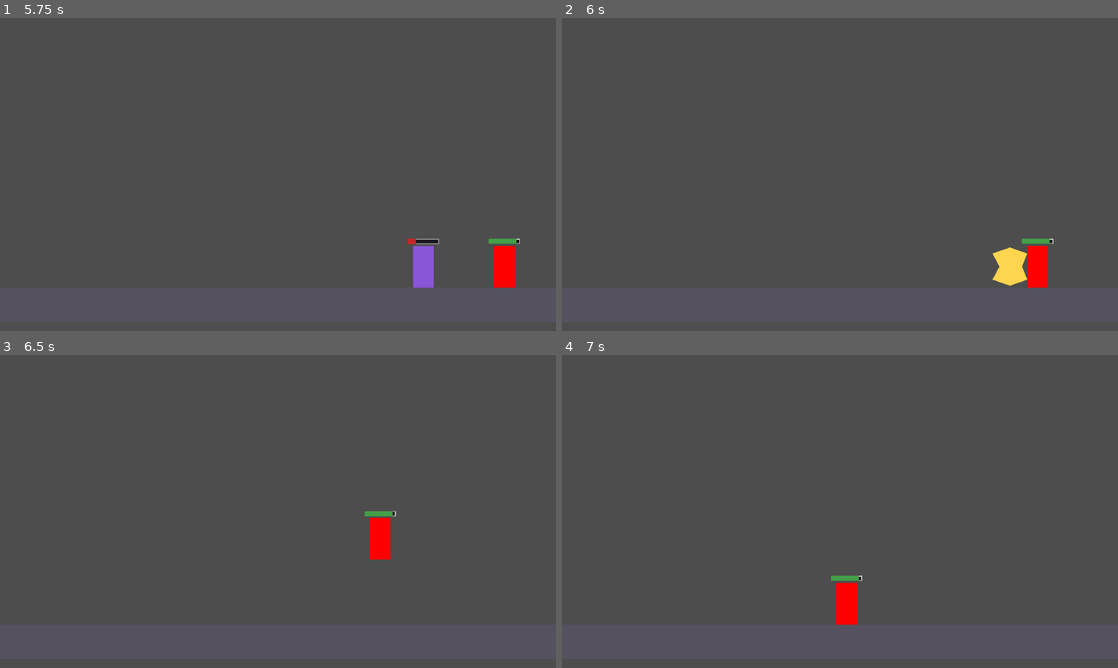
Above: before the commit, frames 1-4 (two rows, left to right).
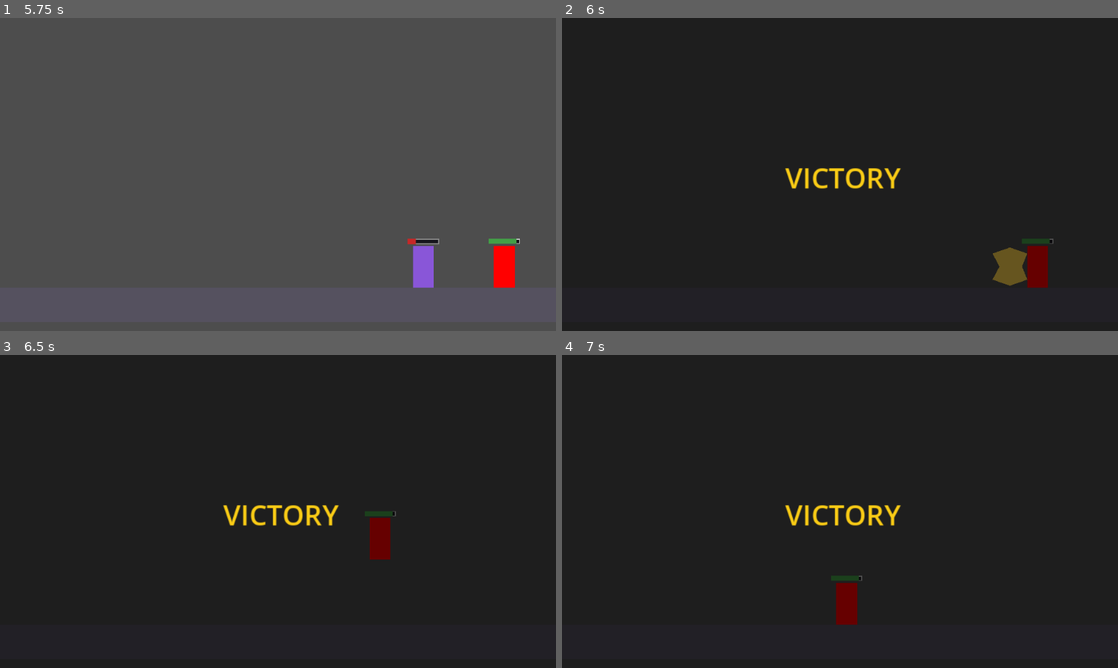
Above: after the commit, the same moments.

Repository: aadib14/shadow-reign
Game: Godot game, scene res://ShadowReign/scenes/levels/arena_01.tscn
The game is run twice, just before and just after one commit, with the same random seed, the same clock (stepped at 60 frames per second) and the same inputs.
Inputs:
- Up to frame 1 (5.75 s): hold D (move_right) 0.53-2.03 s; tap J (attack) every 0.75 s from 0.6 to 5.1 s; tap Space (jump) at 0.77, 1.52, 3.02, 3.77, 4.52 s; hold A (move_left) 2.03-2.78 s; hold D (move_right) 2.78-4.28 s; hold A (move_left) 4.28-5.03 s; hold D (move_right) from 5.03 s (still down)
- Up to frame 2 (6 s): release D (move_right) at 5.78 s; hold A (move_left) from 5.78 s (still down); tap J (attack) at 5.85 s
- Up to frame 3 (6.5 s): keep holding A (move_left); tap Space (jump) at 6.02 s
- Up to frame 4 (7 s): keep holding A (move_left); tap J (attack) at 6.6 s; tap Space (jump) at 6.77 s

Frame 1 is identical in both runs. In frame 2, 100% of the frame differs, in the area x 0-100%, y 0-100%; in frame 3, 100%; in frame 4, 100%.

Commit message:
finishing prototype arena01

Diff:
--- a/ShadowReign/scenes/enemies/enemy.gd
+++ b/ShadowReign/scenes/enemies/enemy.gd
@@ -129,7 +129,13 @@
 
 	print("ABYSS SOLDIER DEFEATED!")
 
-	# Menghapus musuh dari arena
+
+	var arena = get_parent()
+
+	if arena.has_method("show_victory"):
+		arena.show_victory()
+	else:
+		print("ERROR: Arena tidak memiliki fungsi show_victory!")
 	queue_free()
 
 
@@ -212,9 +218,6 @@
 		target = null
 		print("ABYSS SOLDIER: KAEL KELUAR DARI JANGKAUAN!")
 
-
-
-
 func _on_attack_area_body_entered(body: Node2D) -> void:
 	if not is_attacking:
 		return
--- a/ShadowReign/scenes/levels/arena_01.tscn
+++ b/ShadowReign/scenes/levels/arena_01.tscn
@@ -81,4 +81,25 @@
 position = Vector2(-18, 101)
 shape = SubResource("RectangleShape2D_k56px")
 
+[node name="VictoryUI" type="CanvasLayer" parent="." unique_id=1764311359]
+visible = false
+
+[node name="VictoryOverlay" type="ColorRect" parent="VictoryUI" unique_id=39812840]
+z_index = -1
+offset_right = 649.0
+offset_bottom = 360.0
+mouse_filter = 2
+color = Color(0, 0, 0, 0.6)
+
+[node name="VictoryLabel" type="Label" parent="VictoryUI" unique_id=180321889]
+self_modulate = Color(0.98039216, 0.8, 0.08235294, 1)
+offset_left = 204.0
+offset_top = 154.0
+offset_right = 444.0
+offset_bottom = 214.0
+theme_override_font_sizes/font_size = 32
+text = "VICTORY"
+horizontal_alignment = 1
+vertical_alignment = 1
+
 [connection signal="pressed" from="GameOverUI/RetryButton" to="." method="_on_retry_button_pressed"]
--- a/ShadowReign/scripts/arena_01.gd
+++ b/ShadowReign/scripts/arena_01.gd
@@ -18,3 +18,22 @@
 
 func _on_retry_button_pressed() -> void:
 	get_tree().reload_current_scene()
+
+
+func show_victory() -> void:
+	var victory_ui = get_node_or_null("VictoryUI")
+
+	if victory_ui != null:
+		victory_ui.show()
+
+		var victory_label = victory_ui.get_node_or_null("VictoryLabel")
+
+		if victory_label != null:
+			victory_label.text = "VICTORY"
+			victory_label.add_theme_color_override("font_color", Color.WHITE)
+			victory_label.self_modulate = Color("#FACC15")
+			victory_label.show()
+
+		print("KAEL VICTORY!")
+	else:
+		print("ERROR: VictoryUI tidak ditemukan!")
